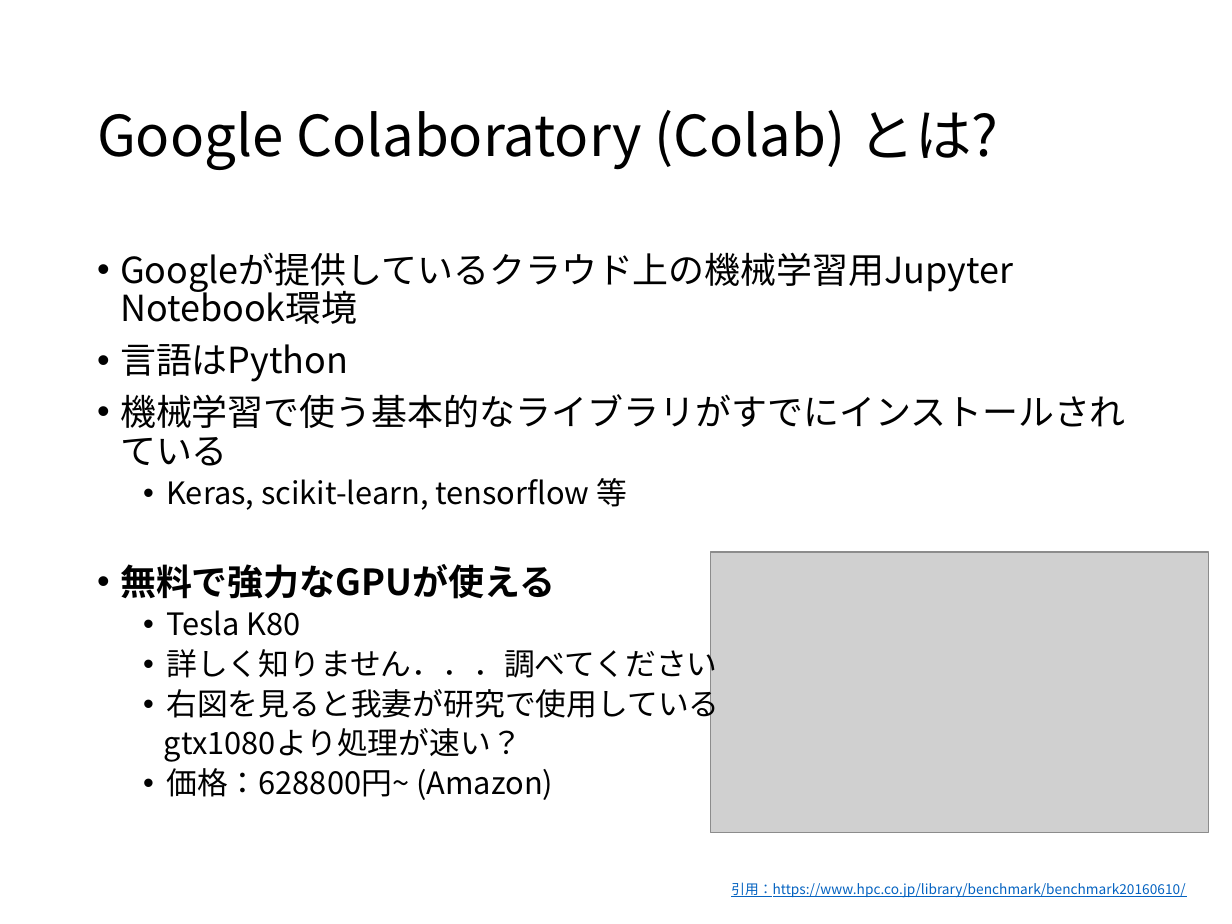
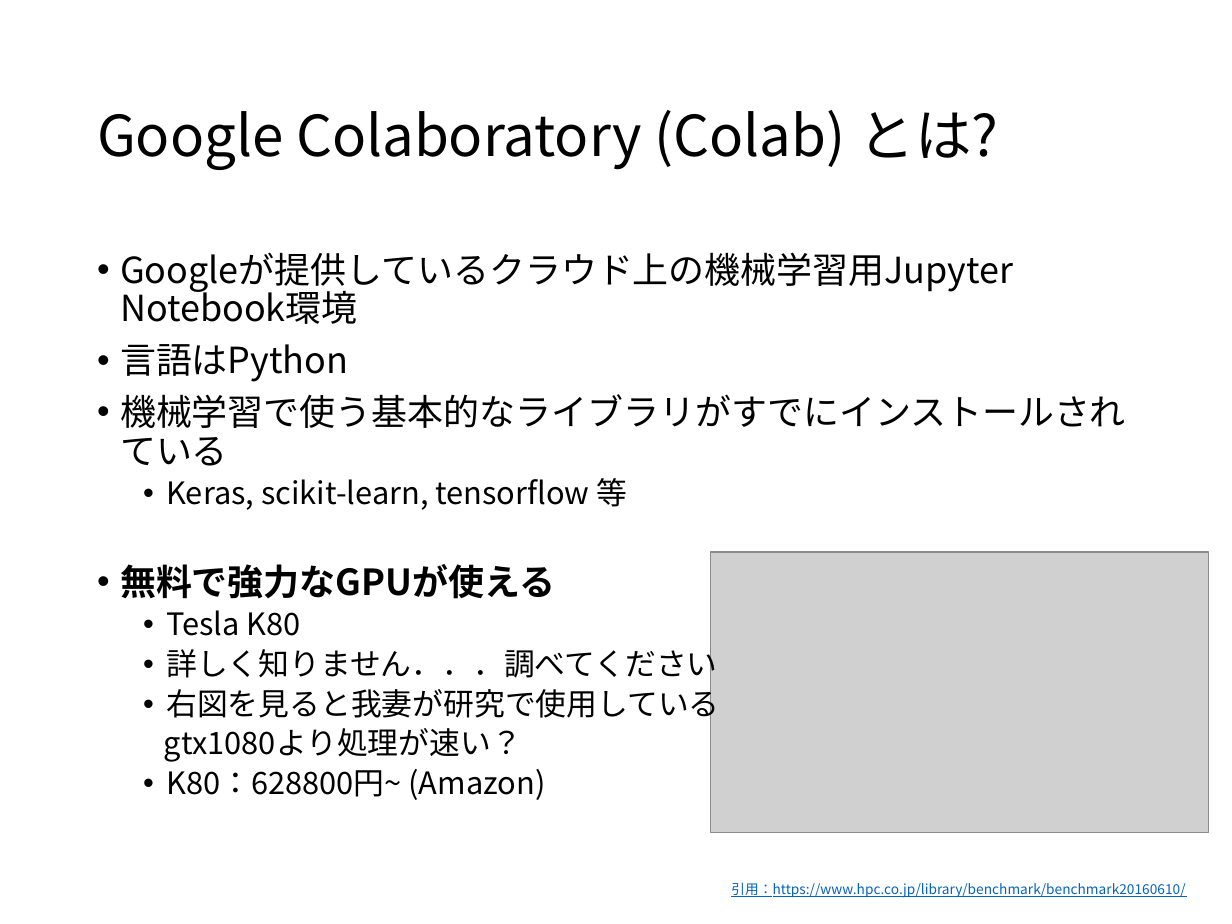
Before and after one commit to iplab-ubiquitous/DeepLearningLearning2019, a slide deck: slide 2 of GoogleColab_Setup.pptx. Drawn at 1232x924 pixels with LibreOffice and Linux fonts; fonts in the diff are those of the drawing; grey boxes stand for pictures. Boxes give left, top, right and bottom in pixels: in the first picture for what was removed or moved away, otherwise in the second. Text is boxed around its words. In the diff, an @@ line names an element or a change of style, - is before the commit and + after.

```diff
--- a/GoogleColab_Setup.pptx
+++ b/GoogleColab_Setup.pptx
@@ text at (166,769,546,800): text changed @@
-  • 価格：628800円~ (Amazon)
+  • K80：628800円~ (Amazon)
```
Also in this commit, not shown: 9 slides added, 1 slide removed, 12 other files.
